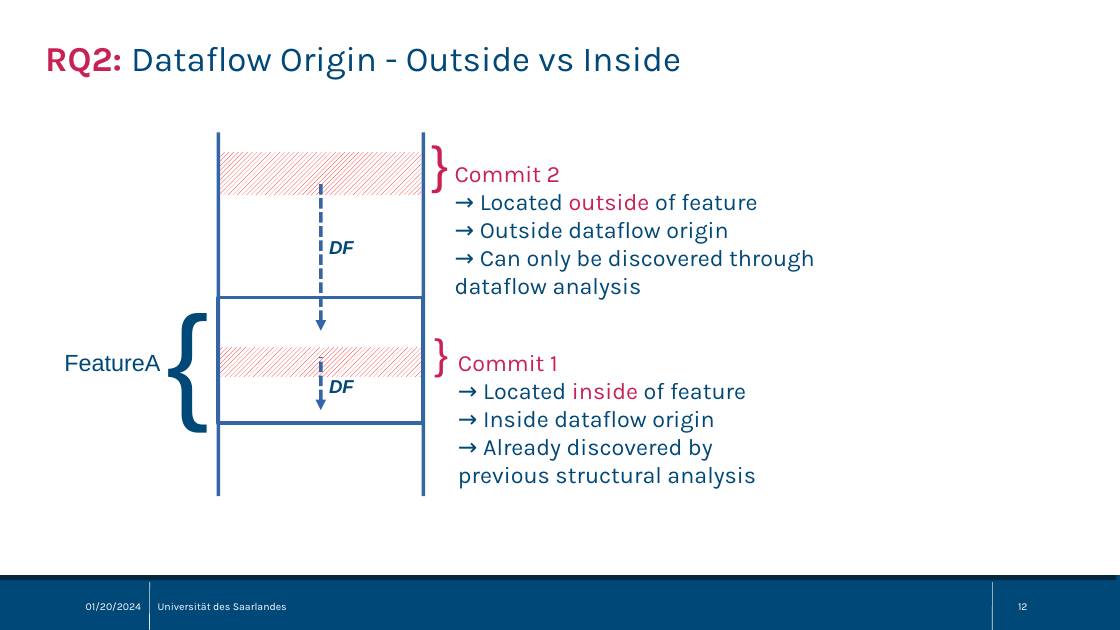
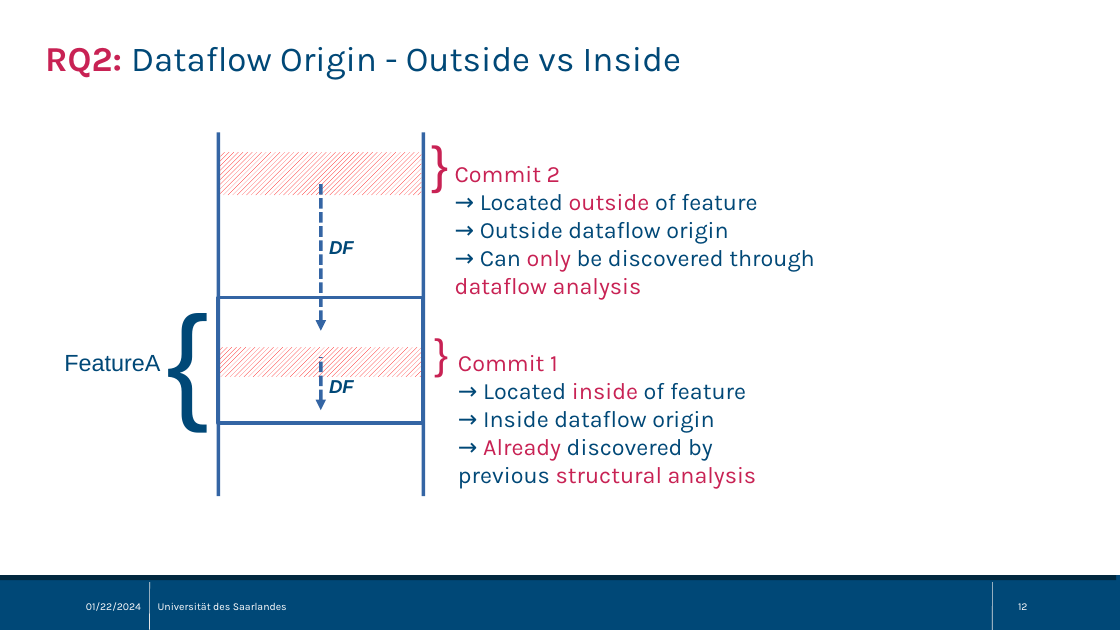
Before and after one commit to sisteu56/bachelor, a slide deck: slide 12 of pres/bachelor_thesis_pres.odp. Drawn at 1120x630 pixels with LibreOffice and Linux fonts; fonts in the diff are those of the drawing. Boxes give left, top, right and bottom in pixels: in the first picture for what was removed or moved away, otherwise in the second. Text is boxed around its words. In the diff, an @@ line names an element or a change of style, - is before the commit and + after.

```diff
--- a/pres/bachelor_thesis_pres.odp
+++ b/pres/bachelor_thesis_pres.odp
@@ text at <box>455,250,815,300</box>: text colour #004877 to #C82254 in "only dataflow analysis" @@
@@ text at <box>458,439,757,488</box>: text colour #004877 to #C82254 in "Already", "structural analysis" @@
@@ text at <box>86,602,141,611</box>: text changed @@
-01/20/2024
+01/22/2024
```
Also in this commit, not shown: 19 other slides changed.
